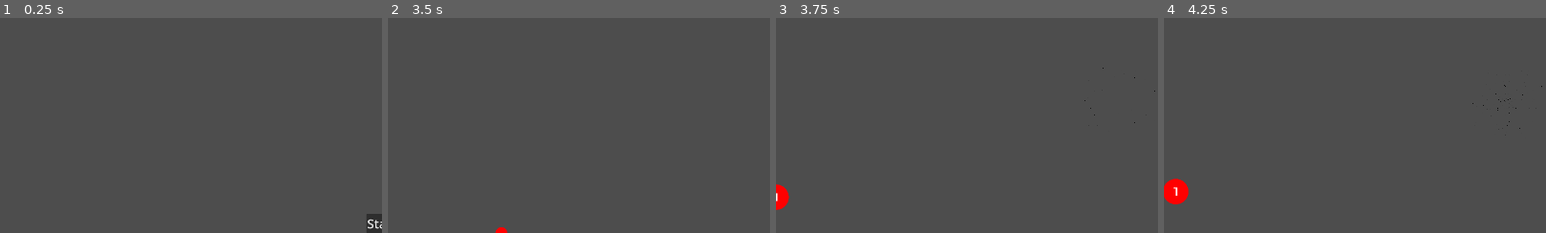
Above: before the commit, frames 1-4 (left to right).
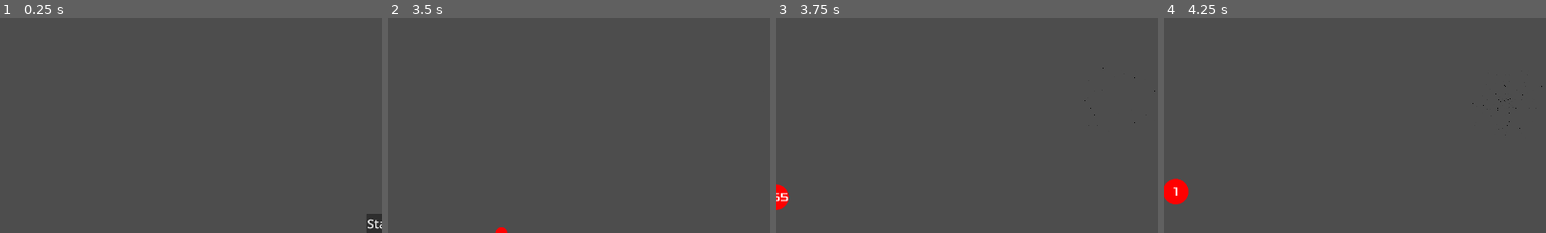
Above: after the commit, the same moments.

Repository: nuts4nuts4nuts/flappyversary
Game: Godot game, scene res://scenes/main.tscn
Same seed, same stepped clock (60 frames per second), same inputs: the game is played once before the commit and once after it.
Inputs (mouse positions are % of the whole screen's width and height, from its top left):
- Up to frame 1 (0.25 s): no input
- Up to frame 2 (3.5 s): click "Start" at 0.5 s; tap Enter at 1.25 s; move the mouse to (72, 45) at 1.27 s; press the mouse at (72, 45) at 1.28 s; hold Up 1.28-2.03 s; move the mouse to (30, 55) at 2.02 s; release the mouse at (30, 55) at 2.03 s; hold Down 2.03-2.78 s; click (30, 55) at 2.1 s; tap Space at 2.75 s; move the mouse to (60, 28) at 2.77 s; press the mouse at (60, 28) at 2.78 s; hold Up from 2.78 s (still down)
- Up to frame 3 (3.75 s): keep holding Up; tap Enter at 3.5 s; move the mouse to (45, 70) at 3.52 s; release the mouse at (45, 70) at 3.53 s; click (45, 70) at 3.6 s
- Up to frame 4 (4.25 s): keep holding Up
The pictures show only the part of the screen within x 0-50%, y 50-100%; the shares and areas given below are measured in that part.

Frames 1-2 are identical in both runs. In frame 3, less than 0.1% of the frame differs, in the area x 0-4%, y 81-86%; in frame 4, nothing differs.

Commit message:
Fix ball labeling issue
And move from collection children by name to by type

Diff:
--- a/scenes/ball-group.tscn
+++ b/scenes/ball-group.tscn
@@ -1,6 +1,7 @@
-[gd_scene load_steps=7 format=3 uid="uid://u6gk8ntmnifh"]
+[gd_scene load_steps=8 format=3 uid="uid://u6gk8ntmnifh"]
 
 [ext_resource type="Script" path="res://scripts/ball.gd" id="1_sdlll"]
+[ext_resource type="Script" path="res://scripts/ball-collider.gd" id="2_b3n5v"]
 [ext_resource type="Script" path="res://scripts/ball-drawing.gd" id="3_7k7nr"]
 [ext_resource type="Script" path="res://scripts/ball-value.gd" id="4_6mm4q"]
 [ext_resource type="FontFile" uid="uid://yms4qa7f8yr1" path="res://fonts/Xolonium-Regular.ttf" id="4_xkb52"]
@@ -23,6 +24,7 @@
 
 [node name="Collider" type="CollisionShape2D" parent="."]
 shape = SubResource("CircleShape2D_srb4v")
+script = ExtResource("2_b3n5v")
 
 [node name="Visuals" type="Node2D" parent="."]
 
--- a/scenes/target-ball.tscn
+++ b/scenes/target-ball.tscn
@@ -1,7 +1,8 @@
-[gd_scene load_steps=6 format=3 uid="uid://uxka1p11iue3"]
+[gd_scene load_steps=7 format=3 uid="uid://uxka1p11iue3"]
 
 [ext_resource type="Script" path="res://scripts/target-ball.gd" id="1_7247g"]
 [ext_resource type="Script" path="res://scripts/target-ball-drawer.gd" id="2_314c0"]
+[ext_resource type="Script" path="res://scripts/ball-collider.gd" id="2_c0jfn"]
 [ext_resource type="FontFile" uid="uid://yms4qa7f8yr1" path="res://fonts/Xolonium-Regular.ttf" id="3_ich8p"]
 [ext_resource type="Script" path="res://scripts/ball-value.gd" id="4_nrhx3"]
 
@@ -21,6 +22,7 @@
 
 [node name="Collider" type="CollisionShape2D" parent="."]
 shape = SubResource("CircleShape2D_7xngv")
+script = ExtResource("2_c0jfn")
 
 [node name="Visuals" type="Node2D" parent="."]
 
--- /dev/null
+++ b/scripts/ball-collider.gd
@@ -0,0 +1,13 @@
+class_name BallCollider
+
+extends CollisionShape2D
+
+
+# Called when the node enters the scene tree for the first time.
+func _ready() -> void:
+	pass # Replace with function body.
+
+
+# Called every frame. 'delta' is the elapsed time since the previous frame.
+func _process(delta: float) -> void:
+	pass
--- a/scripts/ball-value.gd
+++ b/scripts/ball-value.gd
@@ -1,12 +1,7 @@
 extends Label
 
 
-# Called when the node enters the scene tree for the first time.
-func _ready():
-	update_value()
-
-
-func _on_ball_merged():
+func _process(_delta):
 	update_value()
 
 
--- a/scripts/ball.gd
+++ b/scripts/ball.gd
@@ -1,3 +1,5 @@
+class_name BallGroup
+
 extends RigidBody2D
 
 signal merged
@@ -43,7 +45,7 @@
 
 # true if ALL are out of bounds
 func check_out_of_bounds():
-	for child in find_children("*Collider*", "Node2D", false, false):
+	for child in find_children("", "BallCollider", false, false):
 		var child_node = child as CollisionShape2D
 		var circle = child_node.shape as CircleShape2D
 		var pos = child_node.global_position
@@ -77,8 +79,6 @@
 	ball_value += other.ball_value
 	var children = other.get_children()
 	for child in children:
-		if "Visuals" in child.name:
-			merged.connect(child.get_node("Value")._on_ball_merged)
 		child.reparent(self)
 	other.queue_free()
 	merged.emit()
@@ -86,7 +86,7 @@
 
 func avg_global_position():
 	var pos = Vector2()
-	var children = find_children("*Collider*", "Node2D", false, false)
+	var children = find_children("", "BallCollider", false, false)
 	for child in children:
 		pos += child.global_position
 	return pos / children.size()
--- a/scripts/main.gd
+++ b/scripts/main.gd
@@ -47,7 +47,7 @@
 func start_game():
 	game_running = true
 	ball_spawner_rng = RandomNumberGenerator.new()
-	for child in find_children("*Ball*", "", false, false):
+	for child in find_children("", "BallGroup", false, false):
 		child.queue_free()
 	$gravity_well.activate()
 	$SpawnTimer.start()
--- a/scripts/target-ball.gd
+++ b/scripts/target-ball.gd
@@ -47,9 +47,6 @@
 	var children = other.get_children()
 	for child in children:
 		print(child.name)
-		if "Visuals" in child.name:
-			merged.connect(child.get_node("Value")._on_ball_merged)
-		child.reparent(self)
 		merged_balls.append(child)
 	merged.emit()
 	target_progress += 1
@@ -84,7 +81,7 @@
 
 # true if ANY is out of bounds (and not cashing)
 func check_dying():
-	for child in find_children("*Collider*", "Node2D", false, false):
+	for child in find_children("", "BallCollider", false, false):
 		var child_node = child as CollisionShape2D
 		var circle = child_node.shape as CircleShape2D
 		var pos = child_node.global_position
@@ -103,7 +100,7 @@
 
 func avg_global_position():
 	var pos = Vector2()
-	var children = find_children("*Collider*", "Node2D", false, false)
+	var children = find_children("", "BallCollider", false, false)
 	for child in children:
 		pos += child.global_position
 	return pos / children.size()
